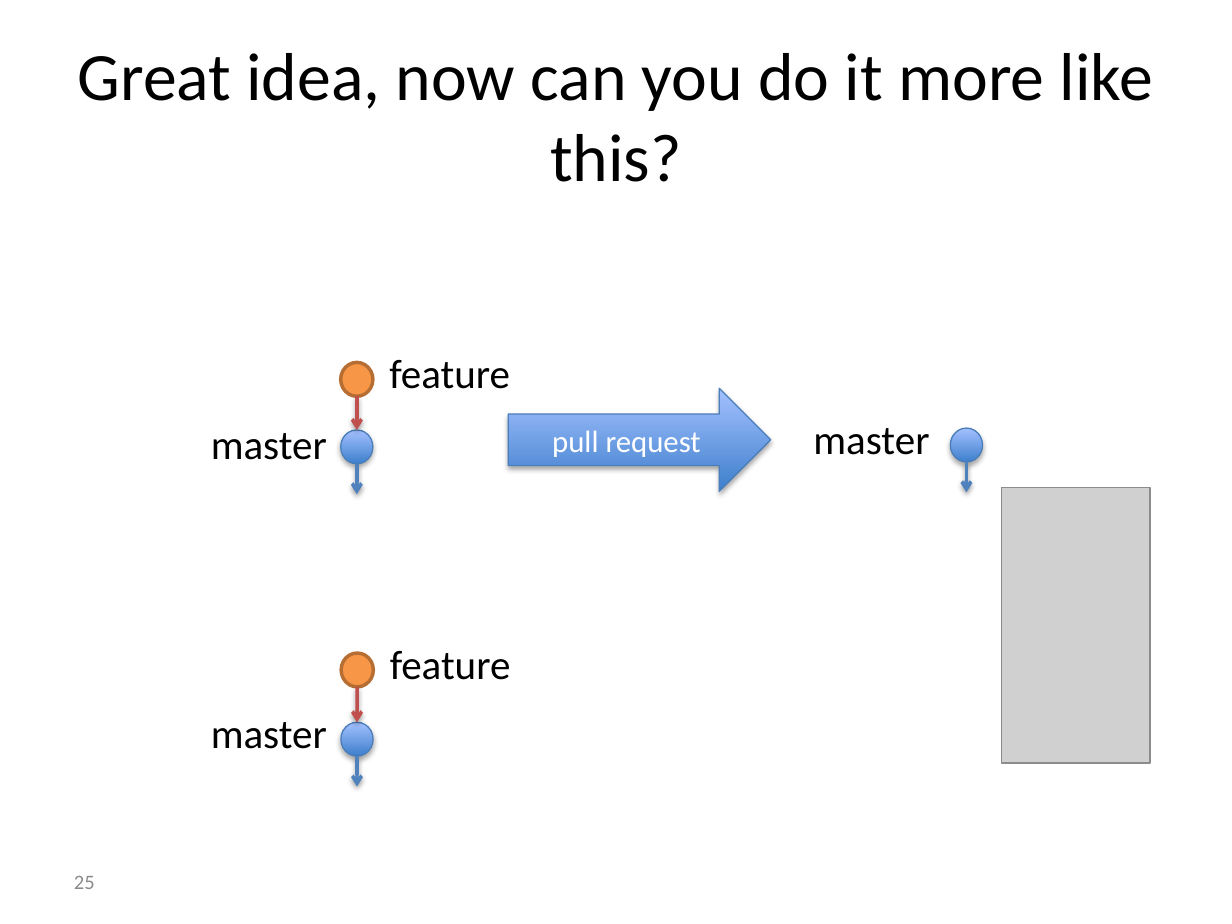
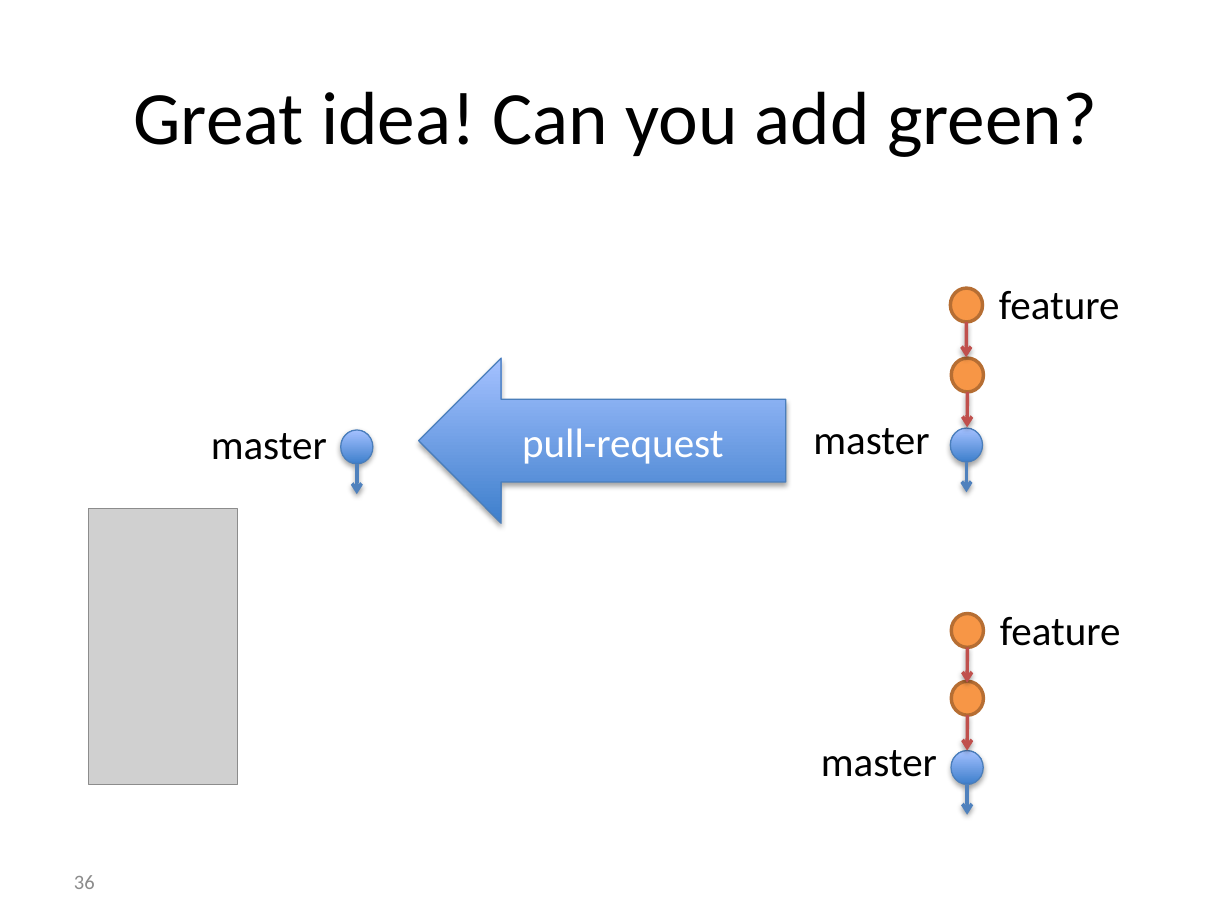
Before and after one commit to foss2serve/github-workflow-activity, a slide deck: slide 36 of presentation.pptx (slide 25 before the commit). Drawn at 1232x924 pixels with LibreOffice and Linux fonts; fonts in the diff are those of the drawing; grey boxes stand for pictures; background and template pictures are left out. Boxes give left, top, right and bottom in pixels: in the first picture for what was removed or moved away, otherwise in the second. Text is boxed around its words. In the diff, an @@ line names an element or a change of style, - is before the commit and + after.

Commit message:
Update presentation

```diff
--- a/presentation.pptx
+++ b/presentation.pptx
@@ title at (x1=133, y1=91, x2=1097, y2=157): text changed; size 39.6 to 44 pt @@
-Great idea, now can you do it more like this?
+Great idea! Can you add green?
@@ ellipse added at (x1=950, y1=288, x2=982, y2=323), fill #F79646, outline #B76F34 2 pt @@
@@ text "feature" moved from (x1=389, y1=360, x2=510, y2=389) to (x1=999, y1=291, x2=1120, y2=320) @@
@@ arrow added from (966, 322) to (966, 357), #C0504D 2 pt @@
@@ left arrow "pull-request" resized from (x1=509, y1=388, x2=771, y2=492) to (x1=419, y1=359, x2=786, y2=524) @@
@@ left arrow "pull-request" at (x1=419, y1=359, x2=786, y2=524): right arrow to left arrow @@
@@ ellipse added at (x1=951, y1=359, x2=983, y2=393), fill #F79646, outline #B76F34 2 pt @@
@@ arrow added from (967, 392) to (967, 428), #C0504D 2 pt @@
@@ text in left arrow at (x1=522, y1=428, x2=724, y2=464): text changed; size 18 to 24 pt @@
-pull request
+pull-request
@@ picture moved from (x1=1002, y1=488, x2=1151, y2=764) to (x1=89, y1=509, x2=238, y2=785) @@
@@ text "feature" moved from (x1=390, y1=651, x2=511, y2=680) to (x1=1000, y1=617, x2=1121, y2=646) @@
@@ ellipse moved from (x1=341, y1=362, x2=373, y2=397) to (x1=951, y1=614, x2=983, y2=648) @@
@@ arrow moved from (357, 397) - (357, 430) to (967, 647) - (967, 683) @@
@@ 2 arrows, 2 ellipses, 1 text moved together from (x1=211, y1=653, x2=373, y2=786) to (x1=821, y1=681, x2=983, y2=814) @@
@@ page number at (x1=74, y1=875, x2=95, y2=889): text changed @@
-25
+36
```
Also in this commit, not shown: 19 other slides changed, 33 slides added, 26 slides removed.
